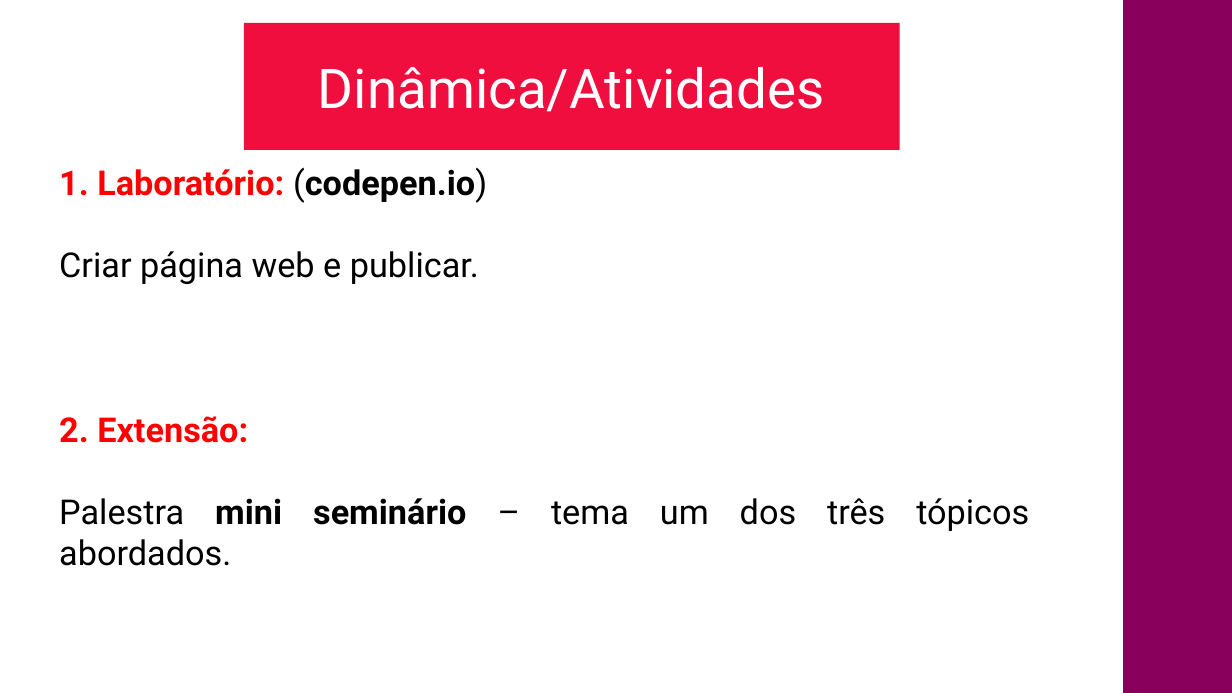
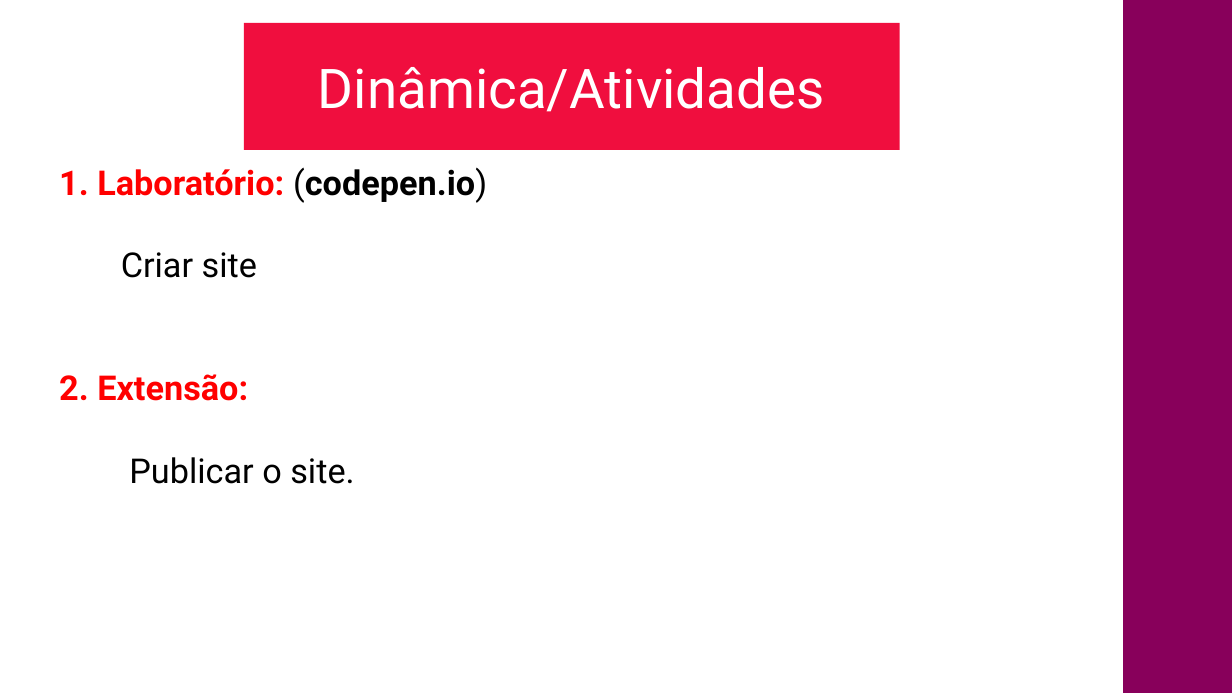
Before and after one commit to CloudEducationBrazil/nidyduqswyden, a slide deck: slide 7 of 01 Classes/Aula03- Internet HTML - Parte 2.pptx (slide 6 before the commit). Drawn at 1232x693 pixels with LibreOffice and Linux fonts; fonts in the diff are those of the drawing; background and template pictures are left out. Boxes give left, top, right and bottom in pixels: in the first picture for what was removed or moved away, otherwise in the second. Text is boxed around its words. In the diff, an @@ line names an element or a change of style, - is before the commit and + after.

```diff
--- a/01 Classes/Aula03- Internet HTML - Parte 2.pptx
+++ b/01 Classes/Aula03- Internet HTML - Parte 2.pptx
@@ text at <box>121,252,257,278</box>: text changed @@
-Criar página web e publicar.
+Criar site
@@ text at <box>129,457,354,484</box>: text changed @@
-Palestra mini seminário – tema um dos três tópicos abordados.
+Publicar o site.
```
Also in this commit, not shown: 3 other slides changed, 1 slide added, 13 other files.
